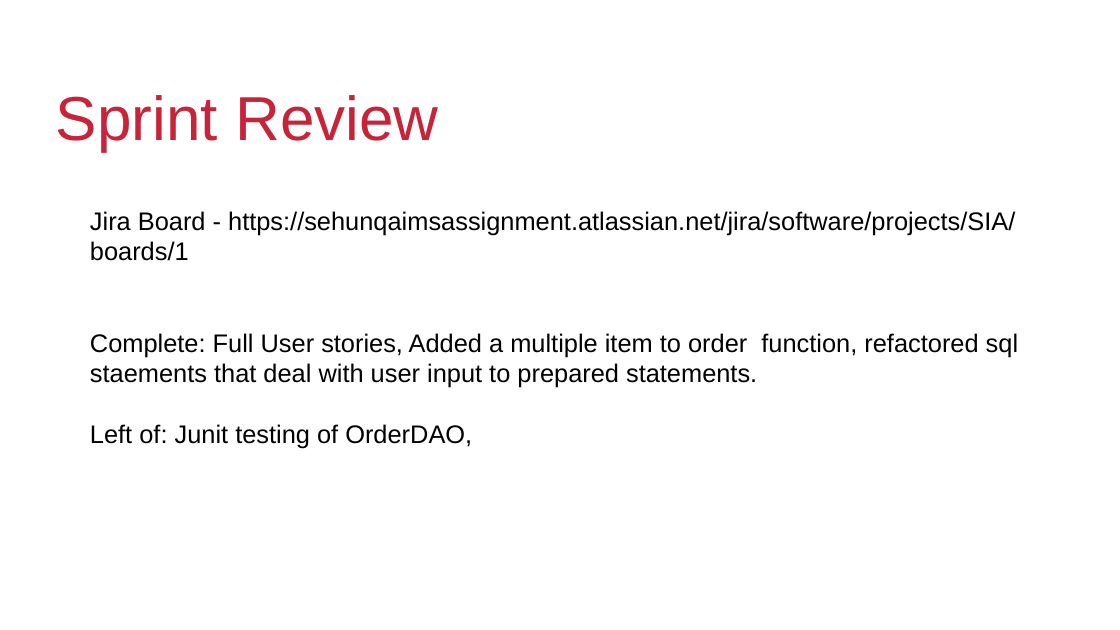
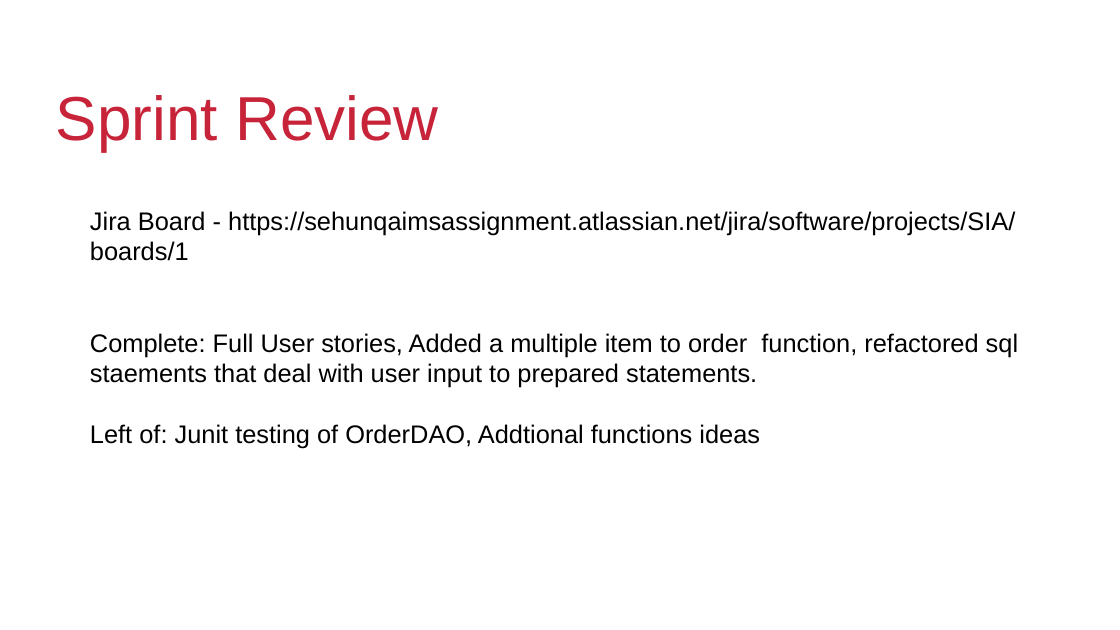
Before and after one commit to SehunB-QA/20DecSDET2-IMS-Starter, a slide deck: slide 21 of Presentantion/IMS Assignment Presentation.odp. Drawn at 1120x630 pixels with LibreOffice and Linux fonts; fonts in the diff are those of the drawing; background and template pictures are left out. Boxes give left, top, right and bottom in pixels: in the first picture for what was removed or moved away, otherwise in the second. Text is boxed around its words. In the diff, an @@ line names an element or a change of style, - is before the commit and + after.

```diff
--- a/Presentantion/IMS Assignment Presentation.odp
+++ b/Presentantion/IMS Assignment Presentation.odp
@@ text at [90,424,760,449]: text changed @@
-Left of: Junit testing of OrderDAO,
+Left of: Junit testing of OrderDAO, Addtional functions ideas
```
Also in this commit, not shown: 5 other files.
